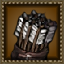
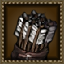
Before/after of a 64px x 64px layered artwork. What changed in the layer stack:
painted on "Background" over (4, 4, 60, 60)
